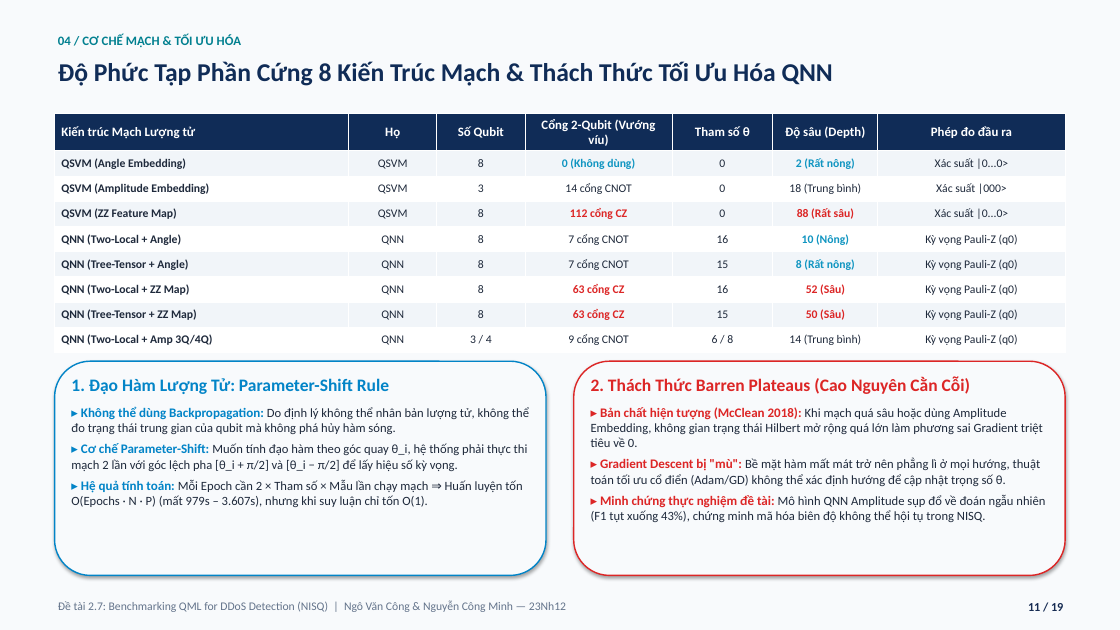
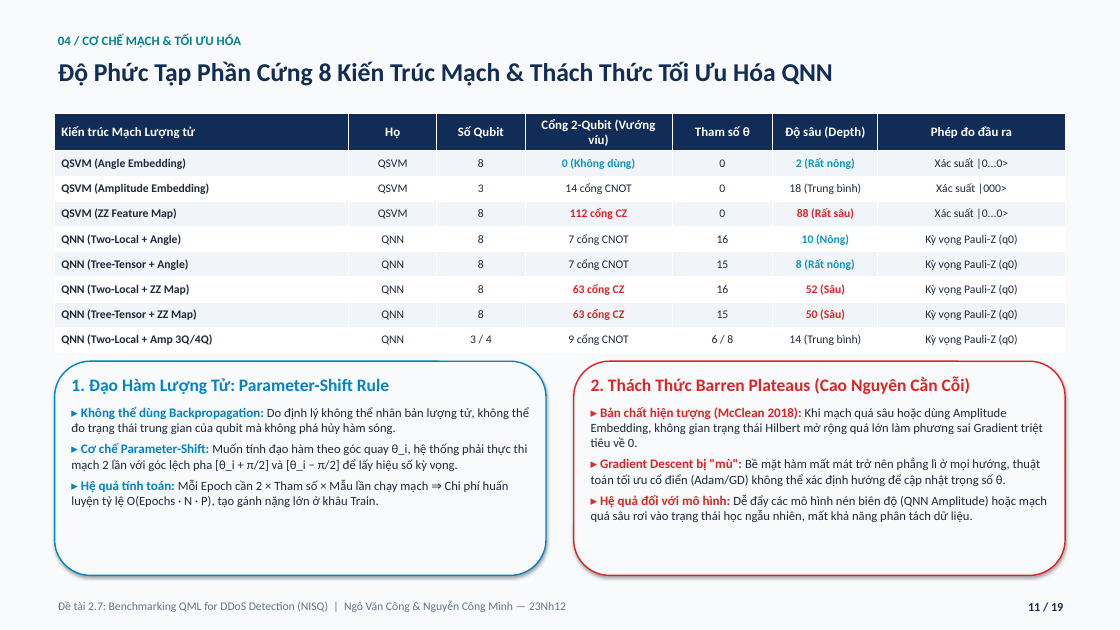
Before and after one commit to vcongggggg/qml-ddos, a slide deck: slide 11 of SLIDE_BAO_CAO_CUOI_KY_MHMM_DeTai_2_7_QML_DDoS_Cong_Minh.pptx. Drawn at 1120x630 pixels with LibreOffice and Linux fonts; fonts in the diff are those of the drawing. Boxes give left, top, right and bottom in pixels: in the first picture for what was removed or moved away, otherwise in the second. Text is boxed around its words. In the diff, an @@ line names an element or a change of style, - is before the commit and + after.

```diff
--- a/SLIDE_BAO_CAO_CUOI_KY_MHMM_DeTai_2_7_QML_DDoS_Cong_Minh.pptx
+++ b/SLIDE_BAO_CAO_CUOI_KY_MHMM_DeTai_2_7_QML_DDoS_Cong_Minh.pptx
@@ text at [71,479,509,507]: text changed @@
-▸ Hệ quả tính toán: Mỗi Epoch cần 2 × Tham số × Mẫu lần chạy mạch ⇒ Huấn luyện tốn O(Epochs · N · P) (mất 979s – 3.607s), nhưng khi suy luận chỉ tốn O(1).
+▸ Hệ quả tính toán: Mỗi Epoch cần 2 × Tham số × Mẫu lần chạy mạch ⇒ Chi phí huấn luyện tỷ lệ O(Epochs · N · P), tạo gánh nặng lớn ở khâu Train.
@@ text at [591,495,1047,522]: text changed @@
-▸ Minh chứng thực nghiệm đề tài: Mô hình QNN Amplitude sụp đổ về đoán ngẫu nhiên (F1 tụt xuống 43%), chứng minh mã hóa biên độ không thể hội tụ trong NISQ.
+▸ Hệ quả đối với mô hình: Dễ đẩy các mô hình nén biên độ (QNN Amplitude) hoặc mạch quá sâu rơi vào trạng thái học ngẫu nhiên, mất khả năng phân tách dữ liệu.
```
Also in this commit, not shown: 3 other slides changed, 1 other file.
